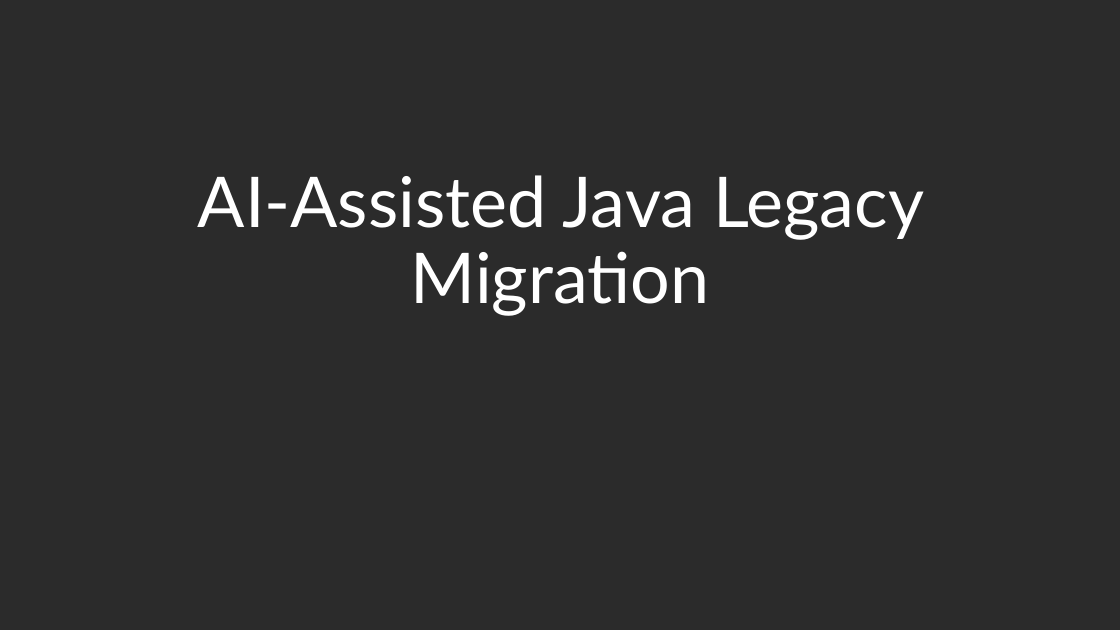
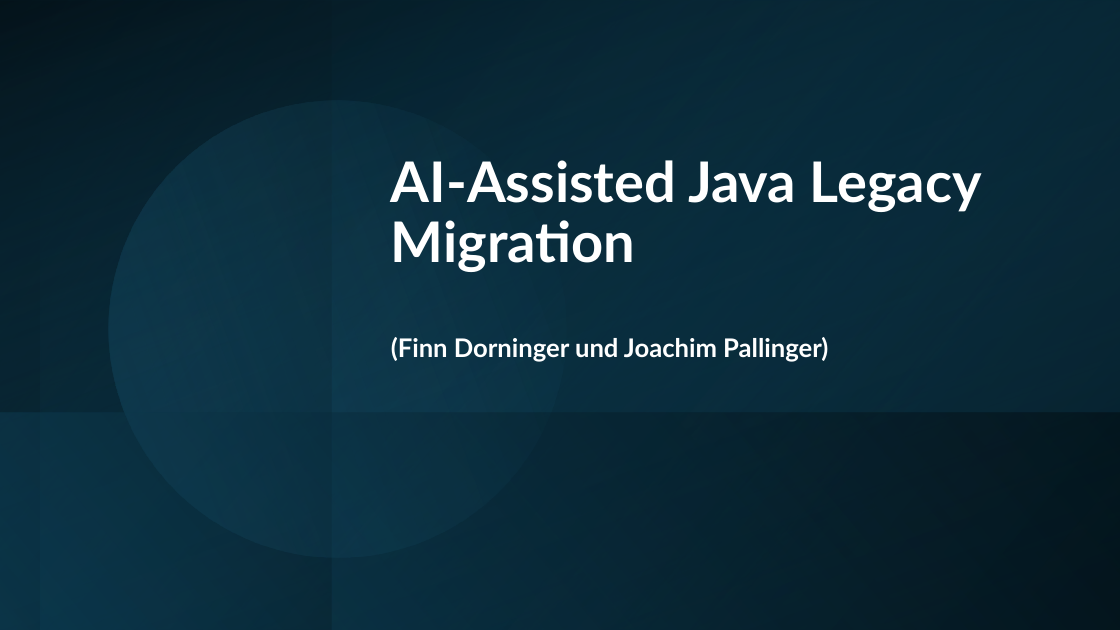
Before and after one commit to kis4-2026ss/projekt-g1-dorninger-pallinger, a slide deck: slide 1 of AI-Assisted Java Legacy Migration.pptx. Drawn at 1120x630 pixels with LibreOffice and Linux fonts; fonts in the diff are those of the drawing; background and template pictures are left out; a plain dark background stands for a picture behind light text. Boxes give left, top, right and bottom in pixels: in the first picture for what was removed or moved away, otherwise in the second. Text is boxed around its words. In the diff, an @@ line names an element or a change of style, - is before the commit and + after.

```diff
--- a/AI-Assisted Java Legacy Migration.pptx
+++ b/AI-Assisted Java Legacy Migration.pptx
@@ background picture (left out) to #FFFFFF @@
@@ rectangle added at (0,0,1120,630), fill gradient #000000 to #104862 @@
@@ rectangle added at (0,0,331,630), fill gradient #104862 to #000000 @@
@@ rectangle added at (0,0,1120,630), fill gradient #104862 to #000000 @@
@@ rectangle added at (40,0,1120,630), fill gradient #0B3041 to #156082 @@
@@ rectangle added at (332,1,1120,630), fill gradient #104862 to #000000 @@
@@ ellipse added at (72,65,603,594), fill gradient #156082 to #46B1E1 @@
@@ title at (391,160,982,362): text changed; size 60 to 22 pt; bold on @@
-AI-Assisted Java Legacy Migration
+AI-Assisted Java Legacy Migration
+(Finn Dorninger und Joachim Pallinger)
@@ rectangle added at (0,413,1120,630), fill gradient #104862 to #000000 @@
```
Also in this commit, not shown: 15 other slides changed, 2 slides added.
